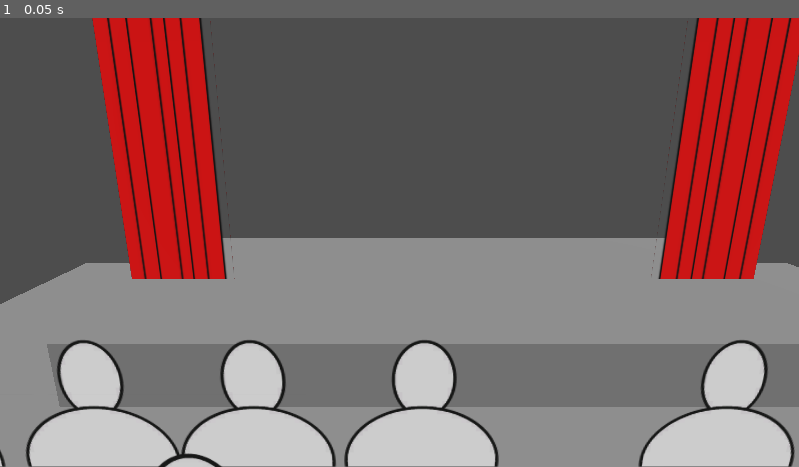
Above: before the commit, frame 1.
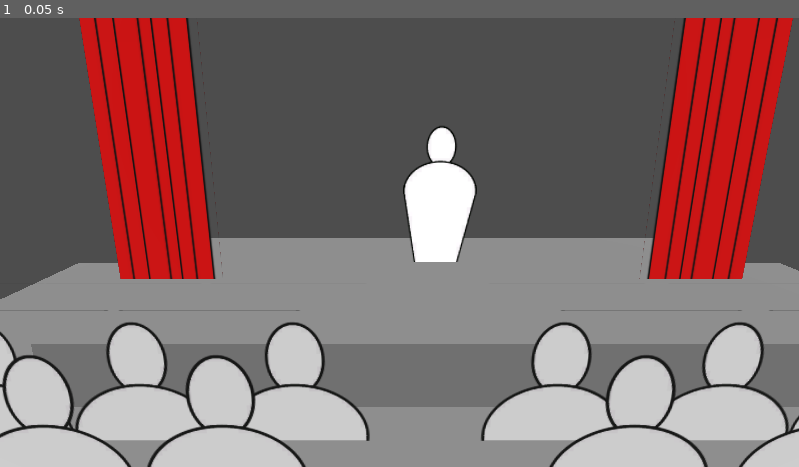
Above: after the commit, the same moment.

Repository: lurppa/barkable
Game: Godot game, scene res://scenes/main.tscn
Two runs of this game, one before a commit and one after it. Both use one fixed random seed, a clock stepped at 60 frames per second and the inputs below.
Inputs:
- Up to frame 1 (0.05 s): no input

The runs differ from the first frame. In frame 1, 27% of the frame differs, in the area x 0-100%, y 0-100%.

Commit message:
player plh

Diff:
--- /dev/null
+++ b/art/player/textures/bottom_spritesheep.tres
@@ -0,0 +1,19 @@
+[gd_resource type="SpriteFrames" load_steps=2 format=3 uid="uid://qlsu52cc0ufw"]
+
+[ext_resource type="Texture2D" uid="uid://b4epivh8vxlnf" path="res://art/player/textures/bottom.png" id="1_gvydn"]
+
+[resource]
+animations = [{
+"frames": [{
+"duration": 1.0,
+"texture": ExtResource("1_gvydn")
+}],
+"loop": true,
+"name": &"idle",
+"speed": 5.0
+}, {
+"frames": [],
+"loop": true,
+"name": &"walk",
+"speed": 5.0
+}]
--- /dev/null
+++ b/art/player/textures/top_spritesheet.tres
@@ -0,0 +1,26 @@
+[gd_resource type="SpriteFrames" load_steps=3 format=3 uid="uid://do05sqlqh26lk"]
+
+[ext_resource type="Texture2D" uid="uid://bir8lwp0xne5q" path="res://art/player/textures/top.png" id="1_pfq0j"]
+[ext_resource type="Texture2D" uid="uid://byiooewfhk84l" path="res://art/player/textures/top_mouthopen.png" id="2_rj4li"]
+
+[resource]
+animations = [{
+"frames": [{
+"duration": 1.0,
+"texture": ExtResource("1_pfq0j")
+}],
+"loop": true,
+"name": &"idle",
+"speed": 5.0
+}, {
+"frames": [{
+"duration": 1.0,
+"texture": ExtResource("1_pfq0j")
+}, {
+"duration": 1.0,
+"texture": ExtResource("2_rj4li")
+}],
+"loop": true,
+"name": &"talking",
+"speed": 5.0
+}]
--- a/scenes/main.tscn
+++ b/scenes/main.tscn
@@ -1,8 +1,10 @@
-[gd_scene load_steps=8 format=3 uid="uid://ccj2hdg614r6x"]
+[gd_scene load_steps=10 format=3 uid="uid://ccj2hdg614r6x"]
 
 [ext_resource type="Script" path="res://scripts/main.gd" id="1_b1maf"]
 [ext_resource type="Material" uid="uid://cwpb8b3ksvtb4" path="res://art/materials/audienceBillboard.tres" id="2_1141y"]
 [ext_resource type="Material" uid="uid://rxwvnp1r6vaq" path="res://art/materials/curtainBillboard.tres" id="2_obykb"]
+[ext_resource type="SpriteFrames" uid="uid://do05sqlqh26lk" path="res://art/player/textures/top_spritesheet.tres" id="4_i2biw"]
+[ext_resource type="SpriteFrames" uid="uid://qlsu52cc0ufw" path="res://art/player/textures/bottom_spritesheep.tres" id="5_ynjrs"]
 
 [sub_resource type="PlaneMesh" id="PlaneMesh_tgd07"]
 size = Vector2(10, 10)
@@ -27,7 +29,7 @@
 size = Vector3(6, 1, 3)
 
 [node name="Camera3D" type="Camera3D" parent="."]
-transform = Transform3D(1, 0, 0, 0, 0.96593, 0.258802, 0, -0.258802, 0.96593, -0.531981, 2.06084, 1.56928)
+transform = Transform3D(1, 0, 0, 0, 0.96593, 0.258802, 0, -0.258802, 0.96593, -0.421248, 2.06084, 1.56928)
 fov = 50.0
 
 [node name="Floor" type="MeshInstance3D" parent="."]
@@ -50,81 +52,109 @@
 mesh = SubResource("QuadMesh_er3e1")
 
 [node name="Audience3" type="MeshInstance3D" parent="."]
-transform = Transform3D(1, 0, 0, 0, 1, 0, 0, 0, 0.912, 3.0684, 0.669344, -0.687633)
+transform = Transform3D(1, 0, 0, 0, 1, 0, 0, 0, 0.912, 2.34224, 0.669344, -0.906105)
 material_override = ExtResource("2_1141y")
 mesh = SubResource("QuadMesh_er3e1")
 
+[node name="Audience4" type="MeshInstance3D" parent="Audience3"]
+transform = Transform3D(1, 0, 0, 0, 1, 0, 0, 0, 1, -0.85419, 0, 0)
+material_override = ExtResource("2_1141y")
+mesh = SubResource("QuadMesh_er3e1")
+skeleton = NodePath("../..")
+
+[node name="Audience5" type="MeshInstance3D" parent="Audience3"]
+transform = Transform3D(1, 0, 0, 0, 1, 0, 0, 0, 1, -1.83068, 0, 0)
+material_override = ExtResource("2_1141y")
+mesh = SubResource("QuadMesh_er3e1")
+skeleton = NodePath("../..")
+
+[node name="Audience6" type="MeshInstance3D" parent="Audience3"]
+transform = Transform3D(1, 0, 0, 0, 1, 0, 0, 0, 1, 0.89912, 0, 0)
+material_override = ExtResource("2_1141y")
+mesh = SubResource("QuadMesh_er3e1")
+skeleton = NodePath("../..")
+
 [node name="Audience4" type="MeshInstance3D" parent="."]
-transform = Transform3D(1, 0, 0, 0, 1, 0, 0, 0, 0.912, 2.21421, 0.669344, -0.687633)
+transform = Transform3D(1, 0, 0, 0, 1, 0, 0, 0, 0.912, -1.90463, 0.669344, -0.906105)
 material_override = ExtResource("2_1141y")
 mesh = SubResource("QuadMesh_er3e1")
 
+[node name="Audience4" type="MeshInstance3D" parent="Audience4"]
+transform = Transform3D(1, 0, 0, 0, 1, 0, 0, 0, 1, -0.85419, 0, 0)
+material_override = ExtResource("2_1141y")
+mesh = SubResource("QuadMesh_er3e1")
+skeleton = NodePath("../..")
+
+[node name="Audience5" type="MeshInstance3D" parent="Audience4"]
+transform = Transform3D(1, 0, 0, 0, 1, 0, 0, 0, 1, -1.83068, 0, 0)
+material_override = ExtResource("2_1141y")
+mesh = SubResource("QuadMesh_er3e1")
+skeleton = NodePath("../..")
+
+[node name="Audience6" type="MeshInstance3D" parent="Audience4"]
+transform = Transform3D(1, 0, 0, 0, 1, 0, 0, 0, 1, 0.89912, 0, 0)
+material_override = ExtResource("2_1141y")
+mesh = SubResource("QuadMesh_er3e1")
+skeleton = NodePath("../..")
+
 [node name="Audience5" type="MeshInstance3D" parent="."]
-transform = Transform3D(1, 0, 0, 0, 1, 0, 0, 0, 0.912, 1.23772, 0.669344, -0.687633)
+transform = Transform3D(1, 0, 0, 0, 1, 0, 0, 0, 0.912, -2.19206, 0.669344, -0.528721)
 material_override = ExtResource("2_1141y")
 mesh = SubResource("QuadMesh_er3e1")
 
+[node name="Audience4" type="MeshInstance3D" parent="Audience5"]
+transform = Transform3D(1, 0, 0, 0, 1, 0, 0, 0, 1, -0.85419, 0, 0)
+material_override = ExtResource("2_1141y")
+mesh = SubResource("QuadMesh_er3e1")
+skeleton = NodePath("../..")
+
+[node name="Audience5" type="MeshInstance3D" parent="Audience5"]
+transform = Transform3D(1, 0, 0, 0, 1, 0, 0, 0, 1, -1.83068, 0, 0)
+material_override = ExtResource("2_1141y")
+mesh = SubResource("QuadMesh_er3e1")
+skeleton = NodePath("../..")
+
+[node name="Audience6" type="MeshInstance3D" parent="Audience5"]
+transform = Transform3D(1, 0, 0, 0, 1, 0, 0, 0, 1, 0.89912, 0, 0)
+material_override = ExtResource("2_1141y")
+mesh = SubResource("QuadMesh_er3e1")
+skeleton = NodePath("../..")
+
 [node name="Audience6" type="MeshInstance3D" parent="."]
-transform = Transform3D(1, 0, 0, 0, 1, 0, 0, 0, 0.912, 3.96752, 0.669344, -0.687633)
+transform = Transform3D(1, 0, 0, 0, 1, 0, 0, 0, 0.912, 2.61045, 0.669344, -0.528721)
 material_override = ExtResource("2_1141y")
 mesh = SubResource("QuadMesh_er3e1")
 
-[node name="Audience15" type="MeshInstance3D" parent="."]
-transform = Transform3D(1, 0, 0, 0, 1, 0, 0, 0, 0.912, -1.28976, 0.669344, -0.687633)
+[node name="Audience4" type="MeshInstance3D" parent="Audience6"]
+transform = Transform3D(1, 0, 0, 0, 1, 0, 0, 0, 1, -0.85419, 0, 0)
 material_override = ExtResource("2_1141y")
 mesh = SubResource("QuadMesh_er3e1")
+skeleton = NodePath("../..")
 
-[node name="Audience16" type="MeshInstance3D" parent="."]
-transform = Transform3D(1, 0, 0, 0, 1, 0, 0, 0, 0.912, -2.14396, 0.669344, -0.687633)
+[node name="Audience5" type="MeshInstance3D" parent="Audience6"]
+transform = Transform3D(1, 0, 0, 0, 1, 0, 0, 0, 1, -1.83068, 0, 0)
 material_override = ExtResource("2_1141y")
 mesh = SubResource("QuadMesh_er3e1")
+skeleton = NodePath("../..")
 
-[node name="Audience17" type="MeshInstance3D" parent="."]
-transform = Transform3D(1, 0, 0, 0, 1, 0, 0, 0, 0.912, -3.12044, 0.669344, -0.687633)
+[node name="Audience6" type="MeshInstance3D" parent="Audience6"]
+transform = Transform3D(1, 0, 0, 0, 1, 0, 0, 0, 1, 0.89912, 0, 0)
 material_override = ExtResource("2_1141y")
 mesh = SubResource("QuadMesh_er3e1")
+skeleton = NodePath("../..")
 
-[node name="Audience18" type="MeshInstance3D" parent="."]
-transform = Transform3D(1, 0, 0, 0, 1, 0, 0, 0, 0.912, -0.390643, 0.669344, -0.687633)
-material_override = ExtResource("2_1141y")
-mesh = SubResource("QuadMesh_er3e1")
+[node name="Player" type="Node3D" parent="."]
+transform = Transform3D(0.4, 0, 0, 0, 0.4, 0, 0, 0, 0.4, 0.0183155, 1.29673, -3.4268)
 
-[node name="Audience7" type="MeshInstance3D" parent="."]
-transform = Transform3D(1, 0, 0, 0, 1, 0, 0, 0, 0.912, 3.66547, 0.669344, 0.166788)
-material_override = ExtResource("2_1141y")
-mesh = SubResource("QuadMesh_er3e1")
+[node name="topSprite" type="AnimatedSprite3D" parent="Player"]
+transform = Transform3D(1, 0, 0, 0, 1, 0, 0, 0, 1, 0, 1, 0)
+pixel_size = 0.0075
+sprite_frames = ExtResource("4_i2biw")
+animation = &"idle"
+frame_progress = 0.0450393
 
-[node name="Audience8" type="MeshInstance3D" parent="."]
-transform = Transform3D(1, 0, 0, 0, 1, 0, 0, 0, 0.912, 2.81127, 0.669344, 0.166788)
-material_override = ExtResource("2_1141y")
-mesh = SubResource("QuadMesh_er3e1")
-
-[node name="Audience9" type="MeshInstance3D" parent="."]
-transform = Transform3D(1, 0, 0, 0, 1, 0, 0, 0, 0.912, 1.83479, 0.669344, 0.166788)
-material_override = ExtResource("2_1141y")
-mesh = SubResource("QuadMesh_er3e1")
-
-[node name="Audience10" type="MeshInstance3D" parent="."]
-transform = Transform3D(1, 0, 0, 0, 1, 0, 0, 0, 0.912, 4.56459, 0.669344, 0.166788)
-material_override = ExtResource("2_1141y")
-mesh = SubResource("QuadMesh_er3e1")
-
-[node name="Audience11" type="MeshInstance3D" parent="."]
-transform = Transform3D(1, 0, 0, 0, 1, 0, 0, 0, 0.912, -2.1411, 0.669344, 0.166788)
-material_override = ExtResource("2_1141y")
-mesh = SubResource("QuadMesh_er3e1")
-
-[node name="Audience12" type="MeshInstance3D" parent="."]
-transform = Transform3D(1, 0, 0, 0, 1, 0, 0, 0, 0.912, -2.99529, 0.669344, 0.166788)
-material_override = ExtResource("2_1141y")
-mesh = SubResource("QuadMesh_er3e1")
-
-[node name="Audience13" type="MeshInstance3D" parent="."]
-transform = Transform3D(1, 0, 0, 0, 1, 0, 0, 0, 0.912, -3.97178, 0.669344, 0.166788)
-material_override = ExtResource("2_1141y")
-mesh = SubResource("QuadMesh_er3e1")
-
-[node name="Audience14" type="MeshInstance3D" parent="."]
-transform = Transform3D(1, 0, 0, 0, 1, 0, 0, 0, 0.912, -1.24198, 0.669344, 0.166788)
-material_override = ExtResource("2_1141y")
-mesh = SubResource("QuadMesh_er3e1")
+[node name="bottomSprite" type="AnimatedSprite3D" parent="Player"]
+transform = Transform3D(1, 0, 0, 0, 1, 0, 0, 0, 1, 0, -1, 0)
+pixel_size = 0.0075
+sprite_frames = ExtResource("5_ynjrs")
+animation = &"idle"
Binary file added: art/player/textures/bottom.png
Not shown, added: art/player/textures/bottom.png.import
Binary file added: art/player/textures/top.png
Not shown, added: art/player/textures/top.png.import
Binary file added: art/player/textures/top_mouthopen.png
Not shown, added: art/player/textures/top_mouthopen.png.import
Not shown, changed: .gitignore
